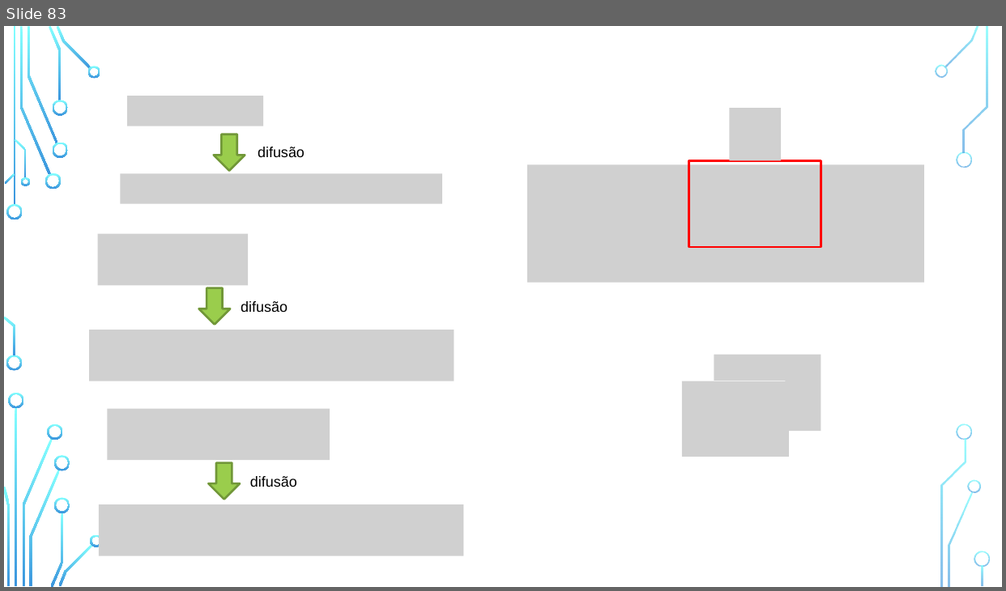
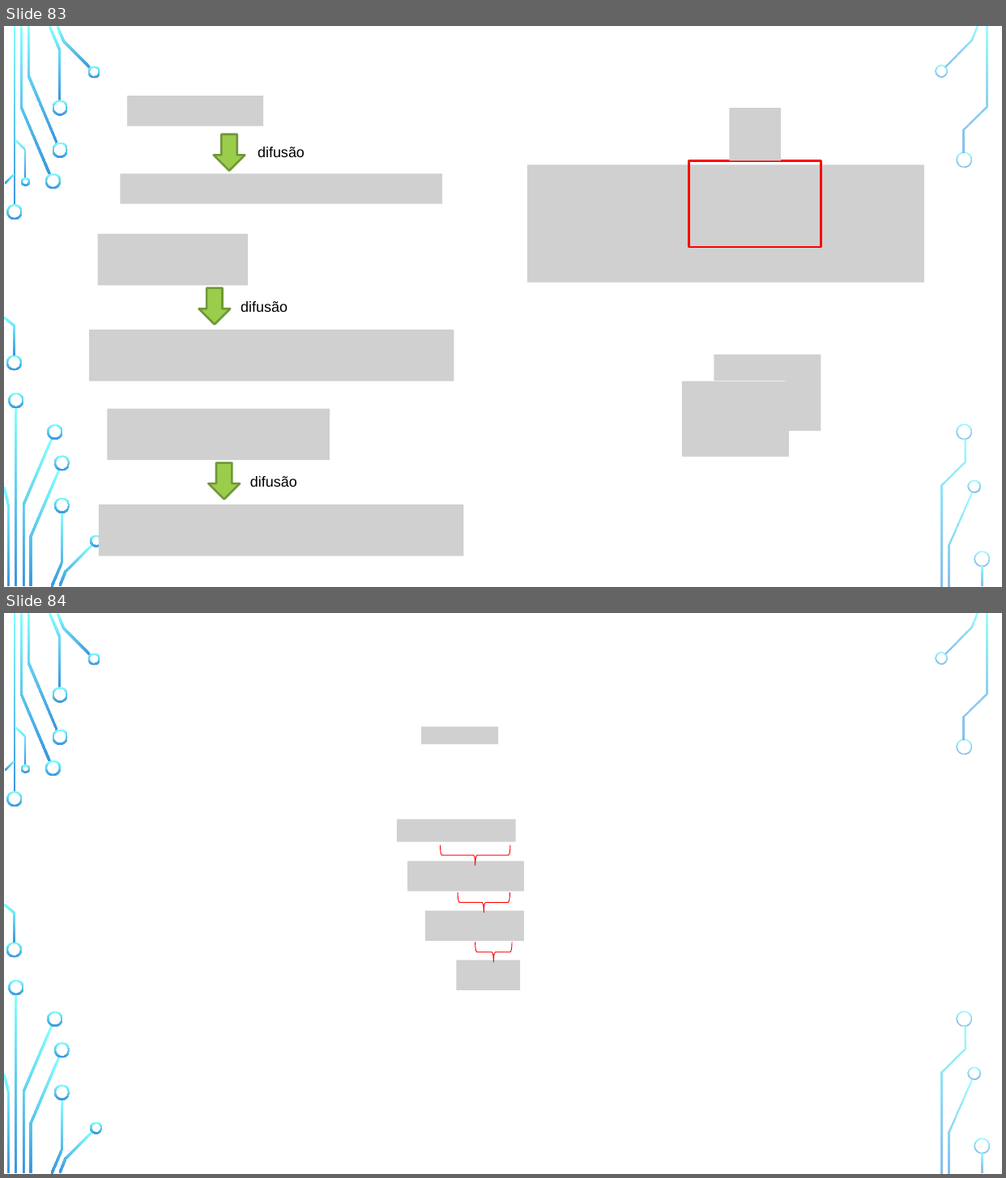
Before and after one commit to zz4fap/python-programming, a slide deck: figures/C126_figures.pptx. Shown one above the other, each under a label of ours: slide 83 before the commit, slides 83 and 84 after it. The pictures are 1006x591 and 1006x1178 pixels, drawn with LibreOffice and Linux fonts; fonts in the diff are those of the drawing; grey boxes stand for pictures; background and template pictures are left out. Boxes give left, top, right and bottom in pixels: in the first picture for what was removed or moved away, otherwise in the second. Text is boxed around its words. In the diff, an @@ line names an element or a change of style, - is before the commit and + after.

```diff
--- a/figures/C126_figures.pptx
+++ b/figures/C126_figures.pptx
@@ slide 84 added at box(4, 613, 1002, 1174), background picture (left out); not listed: 36 template elements that a slide beside it also shows @@
@@ picture added at box(422, 726, 499, 745) @@
@@ picture added at box(397, 820, 516, 842) @@
@@ right brace added at box(440, 845, 510, 866), outline #FF0000 0.75 pt @@
@@ picture added at box(407, 862, 524, 892) @@
@@ right brace added at box(458, 892, 510, 913), outline #FF0000 0.75 pt @@
@@ picture added at box(425, 911, 524, 941) @@
@@ right brace added at box(475, 943, 513, 963), outline #FF0000 0.75 pt @@
@@ picture added at box(456, 960, 520, 990) @@
```
Also in this commit, not shown: 6 other files.
